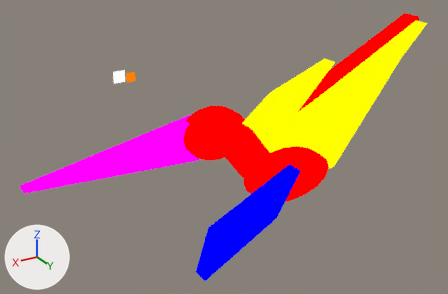
What one commit did to the Blender file assets-source/blender/motion/pteranodon-roar.blend.
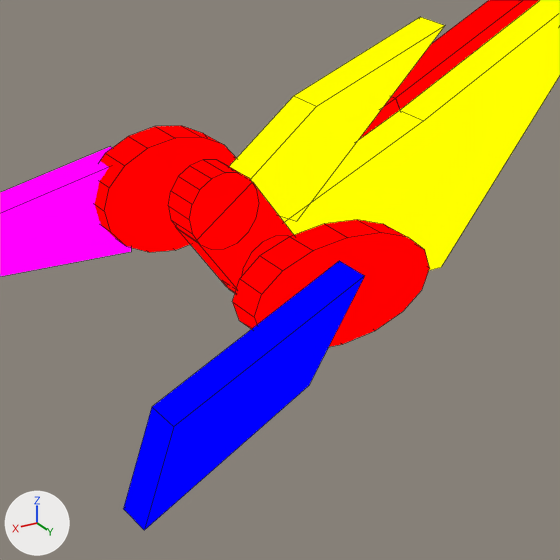
There are two pictures of each version: one whole from a 50 mm camera at (76.4, 52.9, 42.9) aimed at (38.5, -10.3, 11.3), one close up on the part from 32% to 86% of the width and 17% to 100% of the height. The lights are fixed; the arrows at lower left show +X, +Y and +Z. The first two pictures are the older version. Both versions are drawn at full value of the shape key 'roar_03' of 'DinoTycoon_Motion_pteranodon_roar_far_wing'; the numbers are the values there. The close-ups show mesh edges as thin lines.

Objects in the first close-up: 'DinoTycoon_Motion_pteranodon_roar_beak', 'DinoTycoon_Motion_pteranodon_roar_body', 'DinoTycoon_Motion_pteranodon_roar_crest', 'DinoTycoon_Motion_pteranodon_roar_far_wing', 'DinoTycoon_Motion_pteranodon_roar_head', 'DinoTycoon_Motion_pteranodon_roar_near_membrane', 'DinoTycoon_Motion_pteranodon_roar_neck_0', 'DinoTycoon_Motion_pteranodon_roar_neck_tip', 'DinoTycoon_Motion_pteranodon_roar_wing_fingers_1' and 3 more.
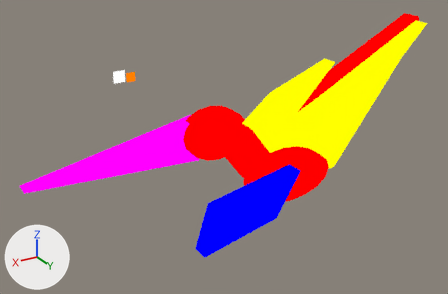
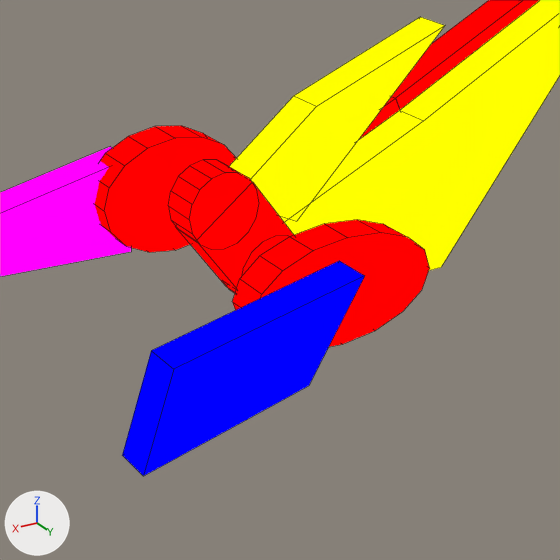
Edits to the scene script, one JSON object a line:
```json
{"block": "me_dinotycoon_motion_pteranodon_roar_sample_far_wing", "where": "# used by ob_dinotycoon_motion_pteranodon_roar_far_wing; location = (0.0, 0.0, 0.0)"}
{"block": "me_dinotycoon_motion_pteranodon_roar_sample_far_wing", "where": "# before: 1 (48.41, 3.0, 9.08) at pixel (151, 406), 2 (50.0, 3.0, 4.08) at pixel (123, 508), 5 (48.41, 5.0, 9.08) at pixel (173, 426), 6 (50.0, 5.0, 4.08) at pixel (144, 530)"}
{"op": "remove", "block": "me_dinotycoon_motion_pteranodon_roar_sample_far_wing", "code": "me_dinotycoon_motion_pteranodon_roar_sample_far_wing.from_pydata(...)  # 8 vertices, 6 faces; spans x 38.0..50.0, y 3.0..5.0, z 4.08..14.0"}
{"op": "add", "block": "me_dinotycoon_motion_pteranodon_roar_sample_far_wing", "code": "me_dinotycoon_motion_pteranodon_roar_sample_far_wing.from_pydata(...)  # 8 vertices, 6 faces; spans x 38.0..50.0, y 3.0..5.0, z 7.0..14.0"}
{"block": "me_dinotycoon_motion_pteranodon_roar_sample_far_wing", "change": "me_dinotycoon_motion_pteranodon_roar_sample_far_wing part 1"}
{"op": "add", "block": "me_dinotycoon_motion_pteranodon_roar_sample_far_wing", "code": "for i in [1, 2, 5, 6]: me_dinotycoon_motion_pteranodon_roar_sample_far_wing.vertices[i].co += Vector((0.0, 0.0, 2.92))"}
```

Changed parts and their boxes (x1, y1, x2, y2) in the close-ups (560 x 560 px):
```json
{"object": "DinoTycoon_Motion_pteranodon_roar_far_wing", "change": "reshaped", "before": [123, 261, 365, 530], "after": [122, 261, 365, 476], "on screen": "20% shorter"}
```
